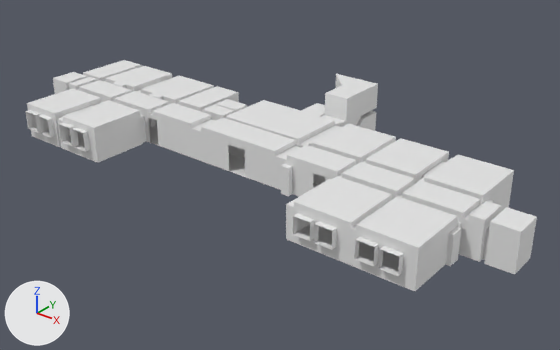
A saved change to the Blender file modely/patra/patro2-A700/patro2.blend.
Rendered twice from a 50 mm lens placed at (32.2, -37.0, 23.1), pointed at (1.0, 2.0, -1.1). Every picture has the same lights, and +X, +Y and +Z are marked at lower left.

Objects in the first picture: 'Chodba', 'Zdi_curve_.001', 'Zdi_curve_.002', 'Zdi_curve_.003', 'Zdi_curve_.004'.
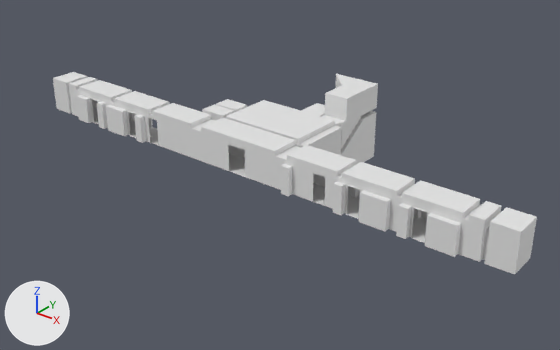
What differs and where, as boxes [x1, y1, x2, y2] in the pictures (560 x 350 px):
'Zdi_curve_.001', deleted: before [286, 176, 462, 291]
'Zdi_curve_.002', deleted: before [312, 124, 514, 212]
'Zdi_curve_.004', deleted: before [25, 88, 143, 163]
'Zdi_curve_.003', deleted: before [83, 60, 239, 129]

What the commit changed:
Object 'Zdi_curve_.001' (ob_zdi_curve__001) is deleted.
Object 'Zdi_curve_.002' (ob_zdi_curve__002) is deleted.
Object 'Zdi_curve_.003' (ob_zdi_curve__003) is deleted.
Object 'Zdi_curve_.004' (ob_zdi_curve__004) is deleted.
